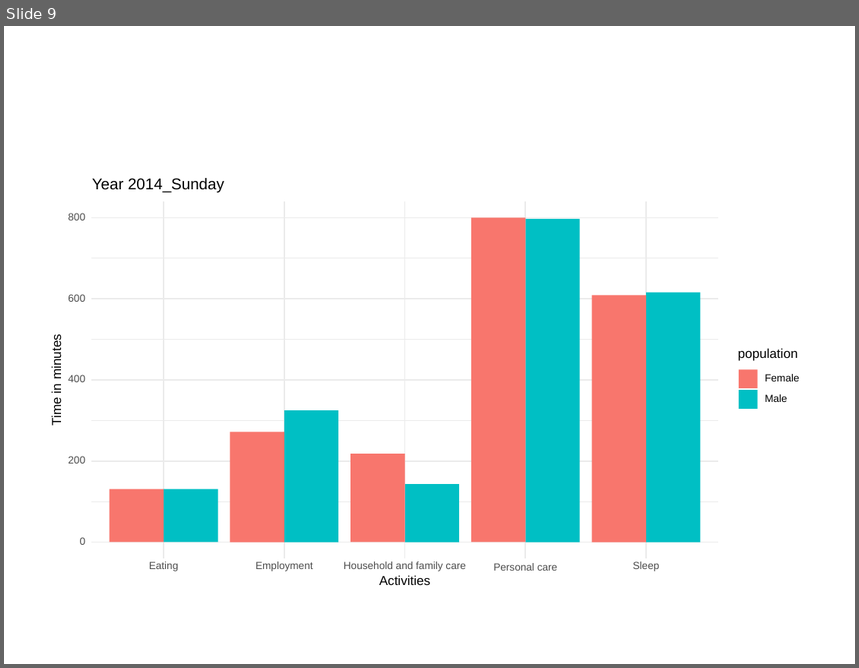
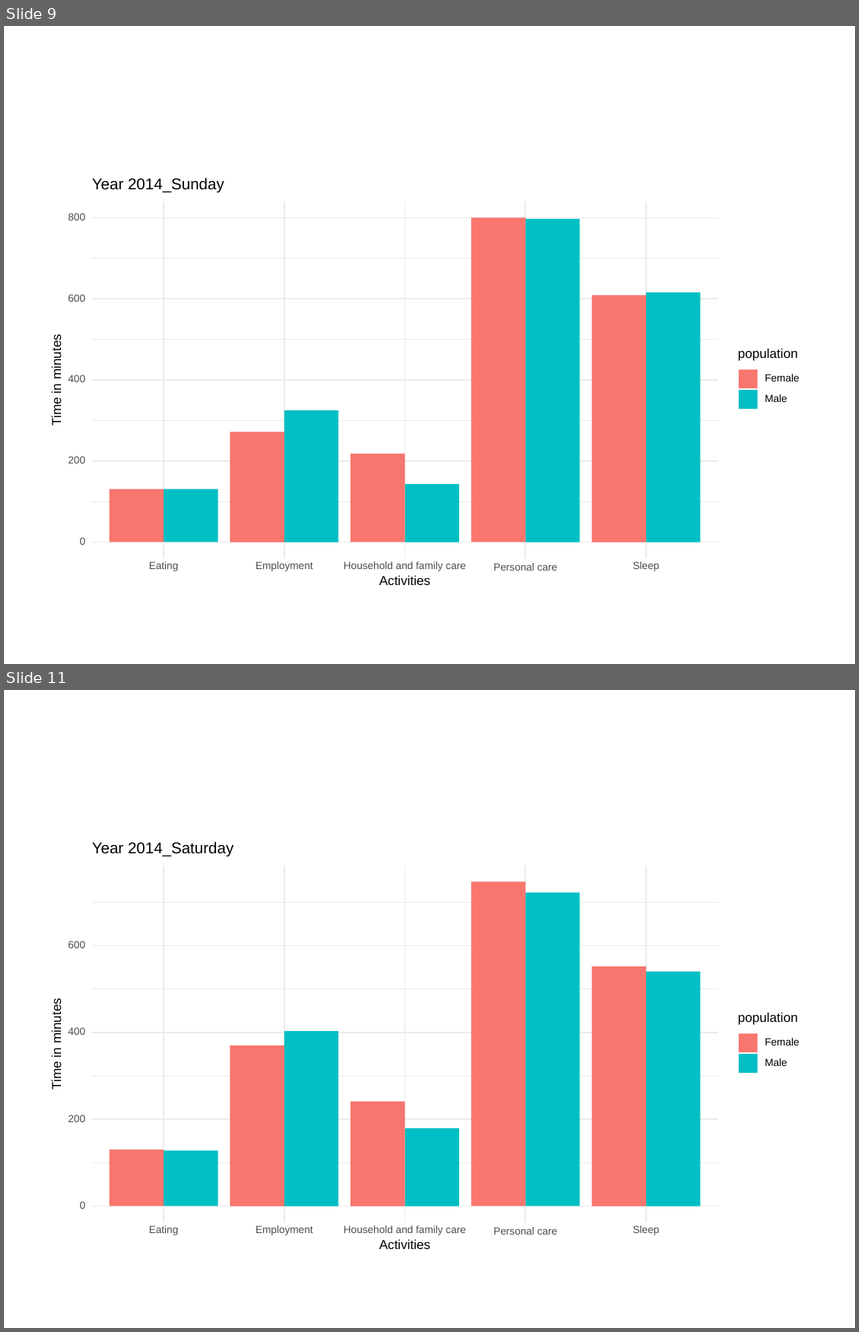
Before and after one commit to rbind/b-rodrigues.github.com, a slide deck: content/blog/test.pptx. Shown one above the other, each under a label of ours: slide 9 before the commit, slides 9 and 11 after it; the slides between them are not shown. The pictures are 859x668 and 859x1332 pixels, drawn with LibreOffice and Linux fonts; fonts in the diff are those of the drawing. Boxes give left, top, right and bottom in pixels: in the first picture for what was removed or moved away, otherwise in the second. Text is boxed around its words. In the diff, an @@ line names an element or a change of style, - is before the commit and + after.

```diff
--- a/content/blog/test.pptx
+++ b/content/blog/test.pptx
@@ slide 11 added at [4, 690, 855, 1328], background #FFFFFF @@
@@ group added at [47, 839, 813, 1260]: 15 texts, 13 rectangles, 13 freeform shapes @@
+0
+200
+400
+600
+Eating
+Employment
+Household and family care
+Personal care
+Sleep
+Activities
+Time in minutes
+population
+Female
+Male
+Year 2014_Saturday
```
Also in this commit, not shown: 2 other slides added, 2 other files.
